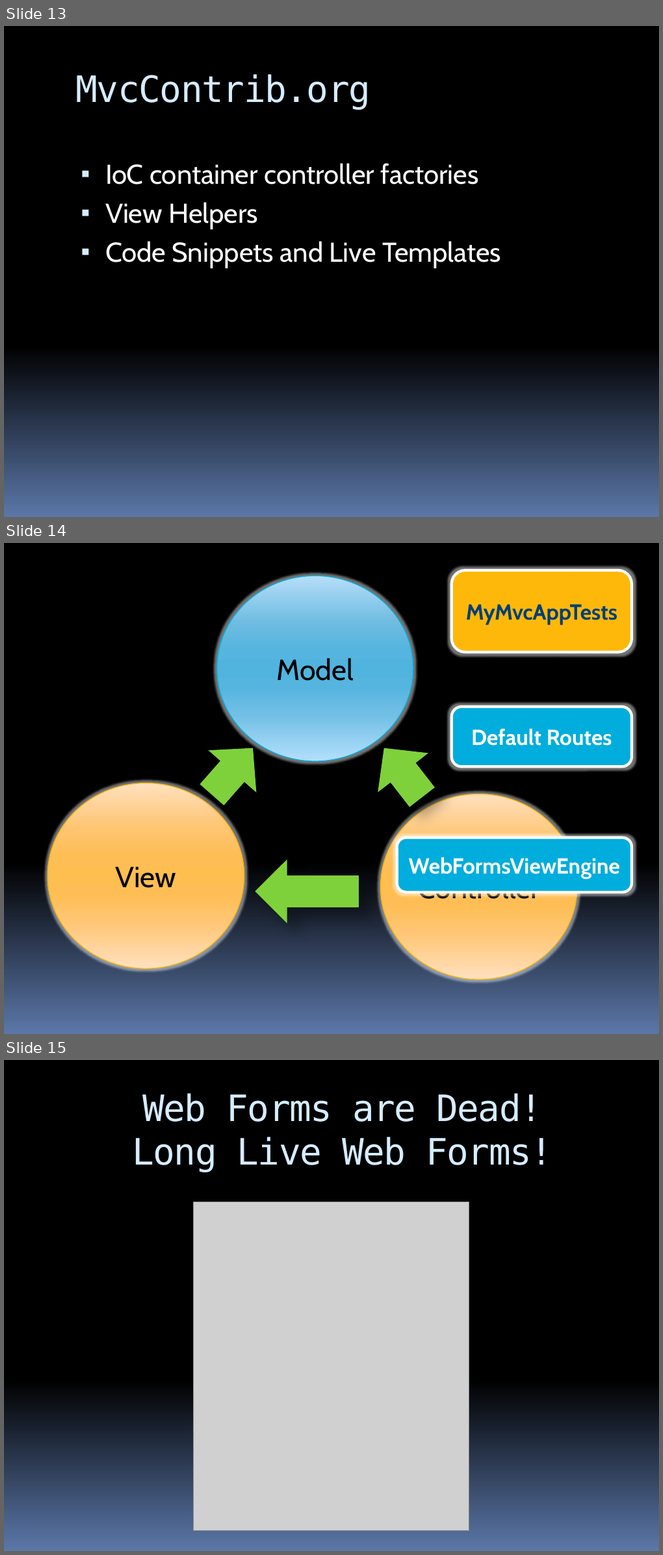
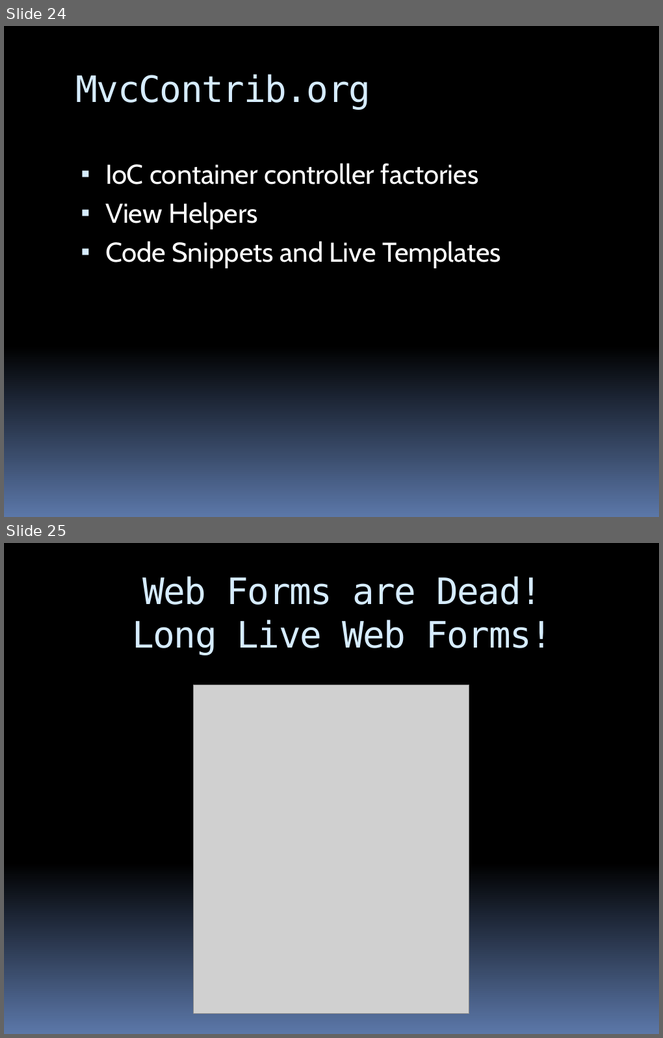
Before and after one commit to stevenharman/codeincubator, a slide deck: Samples/Getting-Started-With-MVC/Getting Started with MVC.pptx. Shown one above the other, each under a label of ours: slides 13, 14 and 15 before the commit, slides 24 and 25 after it. The pictures are 663x1555 and 663x1038 pixels, drawn with LibreOffice and Linux fonts; fonts in the diff are those of the drawing; grey boxes stand for pictures; background and template pictures are left out. Boxes give left, top, right and bottom in pixels: in the first picture for what was removed or moved away, otherwise in the second. Text is boxed around its words. In the diff, an @@ line names an element or a change of style, - is before the commit and + after.

```diff
--- a/Samples/Getting-Started-With-MVC/Getting Started with MVC.pptx
+++ b/Samples/Getting-Started-With-MVC/Getting Started with MVC.pptx
@@ slide 14 removed at (4,543,659,1034), background gradient #000000 to #5B77A8; not listed: 4 template elements that a slide beside it also shows @@
@@ rounded rectangle removed at (451,570,632,652) @@
-MyMvcAppTests
@@ rounded rectangle removed at (451,707,632,767) @@
-Default Routes
@@ rounded rectangle removed at (397,838,632,892) @@
-WebFormsViewEngine
@@ group removed at (48,575,577,979): 3 ellipses, 3 down arrows @@
-Model
-View
-Controller
@@ what was slide 13 is now slide 24 @@
@@ what was slide 15 is now slide 25 @@
```
Also in this commit, not shown: 3 slides changed, 17 slides added, 6 other slides removed.
